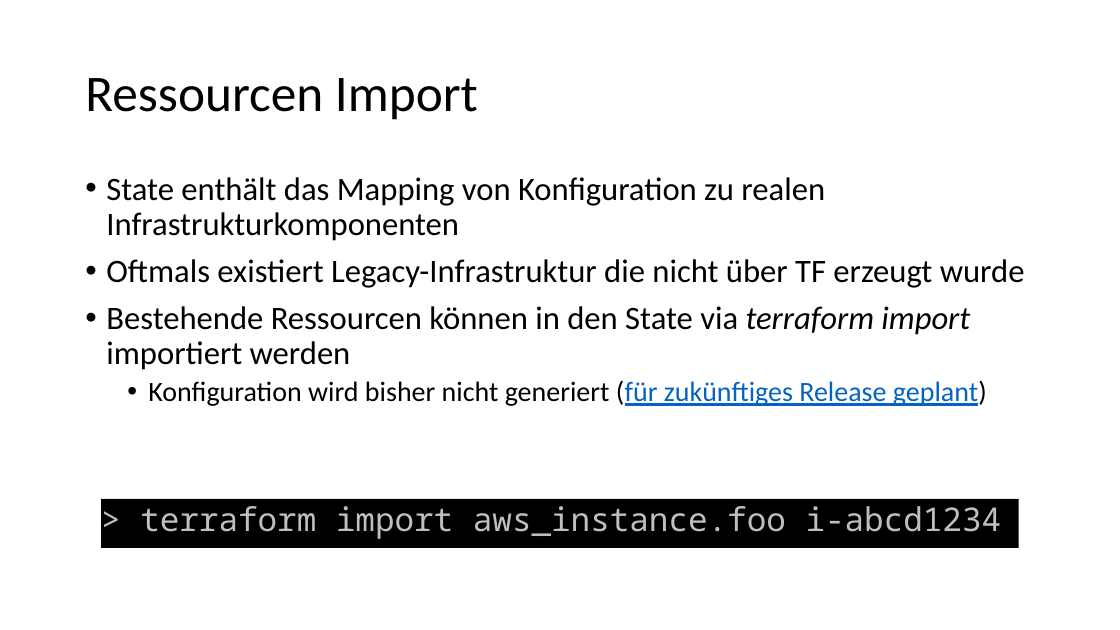
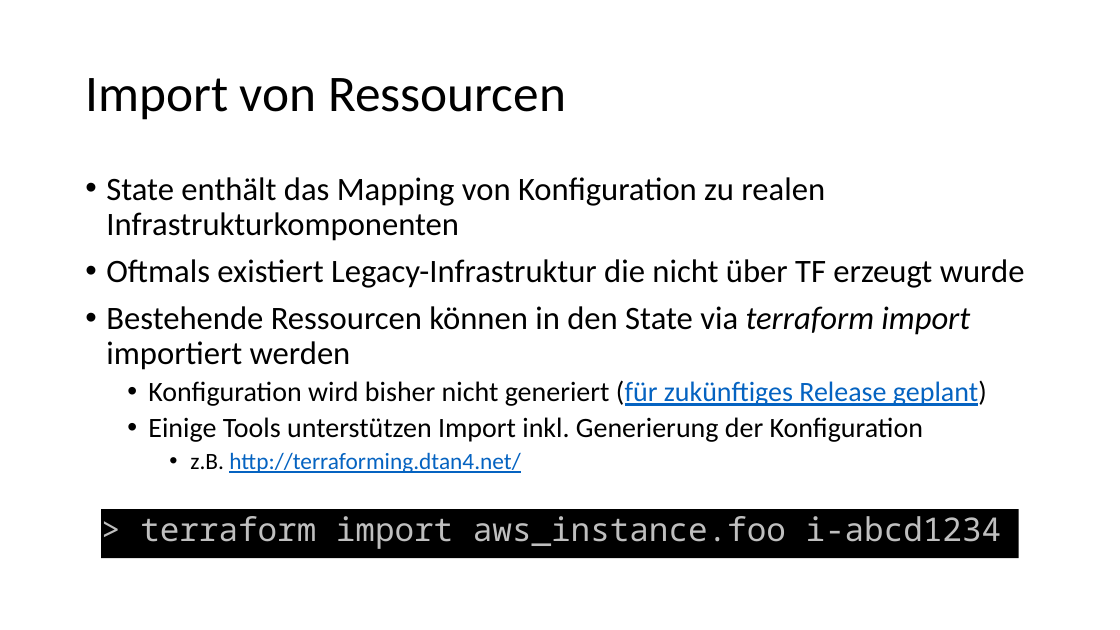
Before and after one commit to djakielski/terraform-schulung, a slide deck: slide 7 of Modul_07_TF_Backends/Backends.pptx. Drawn at 1120x630 pixels with LibreOffice and Linux fonts; fonts in the diff are those of the drawing. Boxes give left, top, right and bottom in pixels: in the first picture for what was removed or moved away, otherwise in the second. Text is boxed around its words. In the diff, an @@ line names an element or a change of style, - is before the commit and + after.

Commit message:
added info about ressource import

```diff
--- a/Modul_07_TF_Backends/Backends.pptx
+++ b/Modul_07_TF_Backends/Backends.pptx
@@ title at (85, 78, 566, 120): text changed @@
-Ressourcen Import
+Import von Ressourcen
@@ text at (148, 417, 923, 473): paragraphs added @@
+  • Einige Tools unterstützen Import inkl. Generierung der Konfiguration
+    • z.B. http://terraforming.dtan4.net/
@@ rectangle "> terraform import aws_instance.foo i-abcd1234": place and size @@
-rectangle "> terraform import aws_instance.foo i-abcd1234" at (101, 499, 1018, 548)
+rectangle "> terraform import aws_instance.foo i-abcd1234" at (101, 509, 1018, 558)
```
